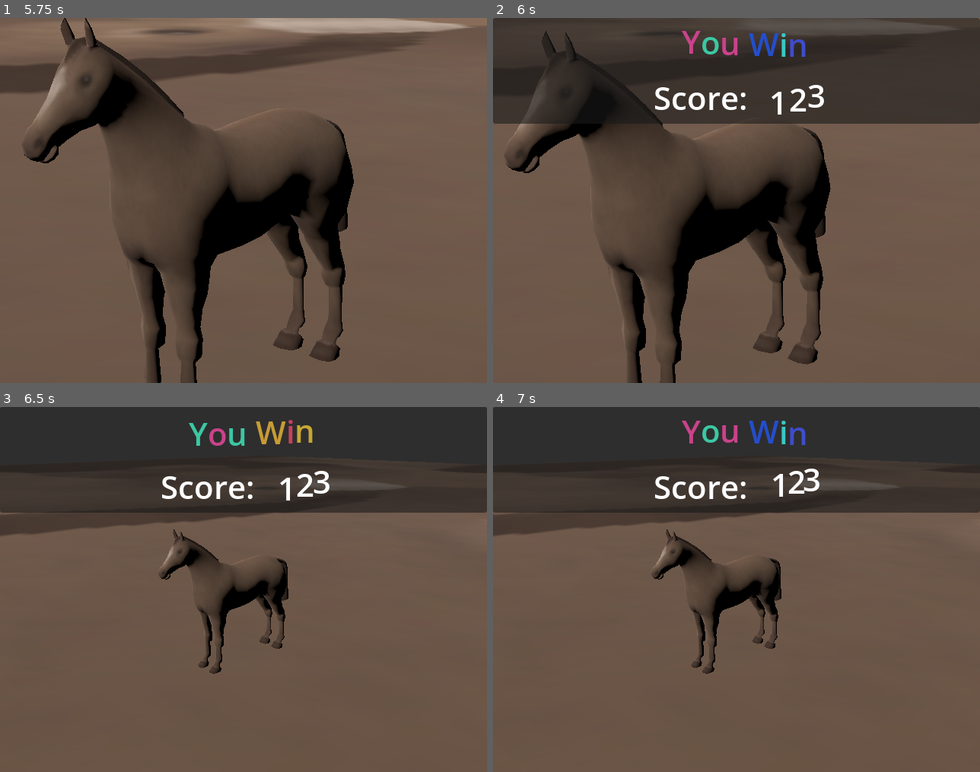
Above: before the commit, frames 1-4 (two rows, left to right).
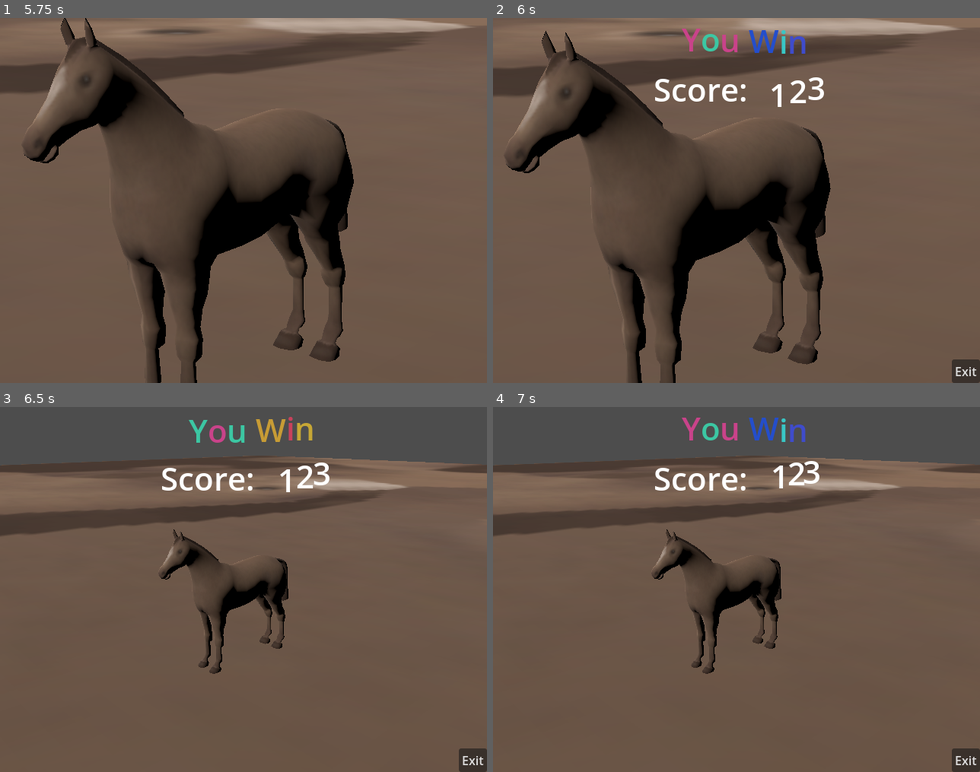
Above: after the commit, the same moments.

Repository: lukewhitingdev/gamejam-Bradys-Day-Out
Game: Godot game, scene res://Maps/FinalMap.tscn
Same seed, same stepped clock (60 frames per second), same inputs: the game is played once before the commit and once after it. This scene is started directly instead of the project's main scene.
Inputs (mouse positions are in pixels of both pictures, inside the frame that each line leads up to):
- Up to frame 1 (5.75 s): tap Enter at 0.5 s; move the mouse to (350, 182) at 0.52 s; press the mouse at (350, 182) at 0.53 s; hold D (move_right) 0.53-1.28 s; move the mouse to (146, 218) at 1.27 s; release the mouse at (146, 218) at 1.28 s; hold A (move_left) 1.28-2.03 s; right-click (146, 218) at 1.35 s; click (146, 218) at 1.42 s; move the mouse to (292, 120) at 2.02 s; hold Space (start_game) 2.03-2.78 s; hold D (move_right) 2.03-3.53 s; click (292, 120) at 2.17 s; move the mouse to (219, 273) at 2.77 s; click (219, 273) at 2.85 s; tap Space (start_game) at 3.5, 4.35 s; move the mouse to (389, 255) at 3.52 s; hold Right mouse button (Right_Click) 3.53-4.28 s; hold A (move_left) from 3.53 s (still down); click (389, 255) at 3.67 s; move the mouse to (97, 145) at 4.27 s; click (97, 145) at 4.42 s; move the mouse to (267, 200) at 5.02 s; press the mouse at (267, 200) at 5.03 s
- Up to frame 2 (6 s): tap Space (start_game) at 5.75 s; move the mouse to (663, 109) at 5.77 s; release A (move_left) at 5.78 s; release the mouse at (663, 109) at 5.78 s; hold D (move_right) from 5.78 s (still down); right-click (663, 109) at 5.85 s; click (663, 109) at 5.92 s
- Up to frame 3 (6.5 s): keep holding D (move_right)
- Up to frame 4 (7 s): keep holding D (move_right); move the mouse to (843, 571) at 6.52 s; hold Space (start_game) from 6.53 s (still down); click (843, 571) at 6.67 s

Frame 1 is identical in both runs. In frame 2, 27% of the frame differs, in the area x 0-100%, y 0-100%; in frame 3, 29%; in frame 4, 29%.

Commit message:
Added exit button to end screen

Diff:
--- a/app/chopchop/Maps/FinalMap.tscn
+++ b/app/chopchop/Maps/FinalMap.tscn
@@ -6,6 +6,7 @@
 [ext_resource type="AudioStream" uid="uid://7sncltn6qthe" path="res://Audio/Victory sound 3.wav" id="4_iqajh"]
 [ext_resource type="AudioStream" uid="uid://doni6yu4o8smd" path="res://Audio/Vine Boom.mp3" id="5_f8hj6"]
 [ext_resource type="PackedScene" uid="uid://cd4aro7ntpyh4" path="res://Models/Basic_horse.tscn" id="6_ia83l"]
+[ext_resource type="Script" uid="uid://bnbekol7giqqt" path="res://UI/exit_button.gd" id="6_lofwt"]
 [ext_resource type="Script" uid="uid://c6cds0b3r0r87" path="res://GameObjects/player_horse_mesh_collection.gd" id="7_sf5he"]
 
 [sub_resource type="BoxShape3D" id="BoxShape3D_itnuj"]
@@ -84,25 +85,28 @@
 
 [node name="VineBoomPlayer" type="AudioStreamPlayer" parent="." unique_id=968530500]
 stream = ExtResource("5_f8hj6")
-volume_db = -80.0
+volume_db = -33.475
 
 [node name="UI" type="CanvasLayer" parent="." unique_id=1727545296]
 
-[node name="PanelContainer" type="PanelContainer" parent="UI" unique_id=1495151689]
+[node name="Control" type="Control" parent="UI" unique_id=1180333026]
 visible = false
-custom_minimum_size = Vector2(0, 100)
-anchors_preset = 10
+layout_mode = 3
+anchors_preset = 15
 anchor_right = 1.0
-offset_bottom = 139.0
+anchor_bottom = 1.0
 grow_horizontal = 2
+grow_vertical = 2
+
+[node name="VBoxContainer" type="VBoxContainer" parent="UI/Control" unique_id=272872079]
+custom_minimum_size = Vector2(0, 125)
+layout_mode = 0
+offset_right = 640.0
+offset_bottom = 125.0
 size_flags_horizontal = 3
-size_flags_vertical = 3
-mouse_filter = 1
+size_flags_vertical = 0
 
-[node name="VBoxContainer" type="VBoxContainer" parent="UI/PanelContainer" unique_id=272872079]
-layout_mode = 2
-
-[node name="ScoreLabel" type="RichTextLabel" parent="UI/PanelContainer/VBoxContainer" unique_id=1268958690]
+[node name="ScoreLabel" type="RichTextLabel" parent="UI/Control/VBoxContainer" unique_id=1268958690]
 layout_mode = 2
 size_flags_vertical = 3
 theme_override_font_sizes/normal_font_size = 42
@@ -111,7 +115,7 @@
 horizontal_alignment = 1
 vertical_alignment = 1
 
-[node name="RichTextLabel" type="RichTextLabel" parent="UI/PanelContainer/VBoxContainer" unique_id=869348344]
+[node name="RichTextLabel" type="RichTextLabel" parent="UI/Control/VBoxContainer" unique_id=869348344]
 layout_mode = 2
 size_flags_vertical = 3
 theme_override_font_sizes/normal_font_size = 42
@@ -120,8 +124,35 @@
 horizontal_alignment = 1
 vertical_alignment = 1
 
+[node name="HBoxContainer" type="HBoxContainer" parent="UI/Control" unique_id=1143741533]
+custom_minimum_size = Vector2(108.925, 20)
+layout_mode = 1
+anchors_preset = 12
+anchor_top = 1.0
+anchor_right = 1.0
+anchor_bottom = 1.0
+offset_top = -31.0
+grow_horizontal = 2
+grow_vertical = 0
+size_flags_horizontal = 8
+size_flags_vertical = 8
+alignment = 2
+
+[node name="MarginContainer" type="MarginContainer" parent="UI/Control/HBoxContainer" unique_id=401805609]
+layout_mode = 2
+size_flags_horizontal = 8
+size_flags_vertical = 8
+
+[node name="Button" type="Button" parent="UI/Control/HBoxContainer/MarginContainer" unique_id=1087870661]
+layout_mode = 2
+size_flags_horizontal = 3
+size_flags_vertical = 8
+text = "Exit"
+script = ExtResource("6_lofwt")
+
 [node name="PlayerHorse" parent="." unique_id=1785070167 instance=ExtResource("6_ia83l")]
 transform = Transform3D(20, 0, 0, 0, 20, 0, 0, 0, 20, 0, 1.4685198, 0)
 script = ExtResource("7_sf5he")
 
 [connection signal="timeout" from="Timer" to="." method="_on_timer_timeout"]
+[connection signal="gui_input" from="UI/Control/HBoxContainer/MarginContainer/Button" to="UI/Control/HBoxContainer/MarginContainer/Button" method="_on_gui_input"]
--- a/app/chopchop/Maps/final_map_manager.gd
+++ b/app/chopchop/Maps/final_map_manager.gd
@@ -5,7 +5,7 @@
 @onready var vineBoomPlayer: AudioStreamPlayer = $VineBoomPlayer
 @onready var celebrationPlayer: AudioStreamPlayer = $CelebrationPlayer
 
-@onready var celebrationUI: PanelContainer = $UI/PanelContainer
+@onready var celebrationUI: Control = $UI/Control
 
 @export var lookAtTarget: Node3D
 @export var transitionLerp: float = 1
